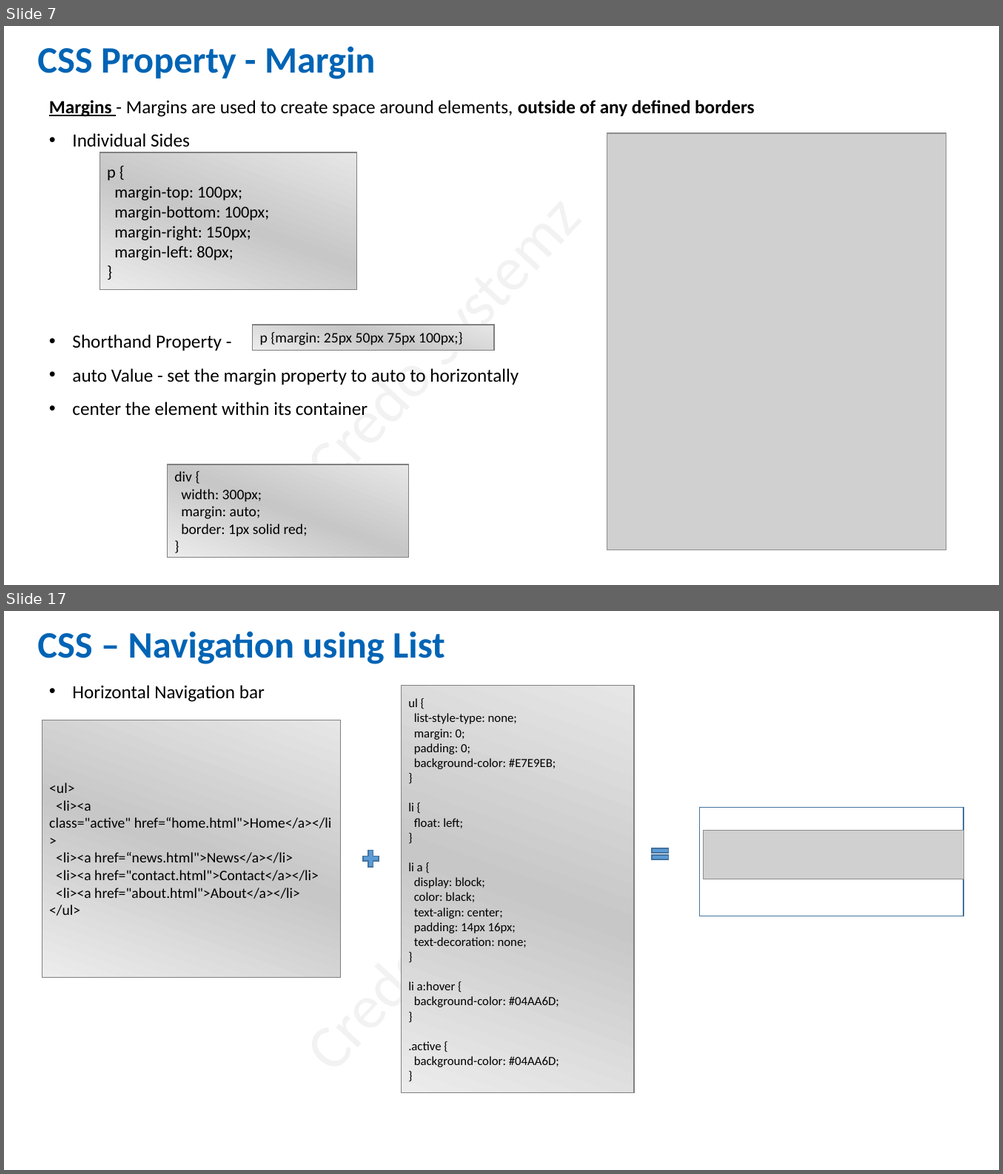
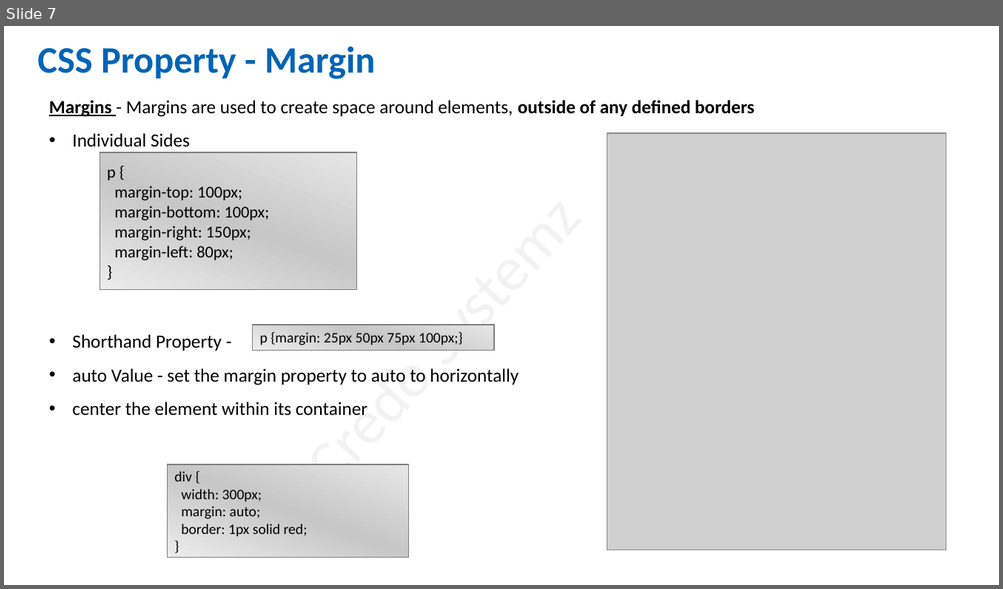
Before and after one commit to salman3009/newtownJuneBatch, a slide deck: June_Batch/2CSS/July-2022/04-07-22/CSS-BoxModal-Background-font-font-family-navigation-list.pptx. Shown one above the other, each under a label of ours: slides 7 and 17 before the commit, slide 7 after it; the slides between them are not shown. The pictures are 1003x1174 and 1003x589 pixels, drawn with LibreOffice and Linux fonts; fonts in the diff are those of the drawing; grey boxes stand for pictures. Boxes give left, top, right and bottom in pixels: in the first picture for what was removed or moved away, otherwise in the second. Text is boxed around its words. In the diff, an @@ line names an element or a change of style, - is before the commit and + after.

```diff
--- a/June_Batch/2CSS/July-2022/04-07-22/CSS-BoxModal-Background-font-font-family-navigation-list.pptx
+++ b/June_Batch/2CSS/July-2022/04-07-22/CSS-BoxModal-Background-font-font-family-navigation-list.pptx
@@ slide 17 removed at bbox=[4, 611, 999, 1170], background #FFFFFF; not listed: 1 template element that a slide beside it also shows @@
@@ text removed at bbox=[37, 631, 445, 664] @@
-CSS – Navigation using List
@@ text removed at bbox=[72, 685, 264, 702] @@
-• Horizontal Navigation bar
@@ rectangle removed at bbox=[401, 686, 634, 1093] @@
-ul {
-list-style-type: none;
-margin: 0;
-padding: 0;
-background-color: #E7E9EB;
-}
-li {
-float: left;
-}
-li a {
-display: block;
-color: black;
-text-align: center;
-padding: 14px 16px;
-text-decoration: none;
-}
-li a:hover {
-background-color: #04AA6D;
-}
-.active {
-background-color: #04AA6D;
-}
@@ rectangle removed at bbox=[42, 720, 341, 977] @@
-<ul>
-<li><a class="active" href=“home.html">Home</a></li>
-<li><a href=“news.html">News</a></li>
-<li><a href="contact.html">Contact</a></li>
-<li><a href="about.html">About</a></li>
-</ul>
@@ rectangle removed at bbox=[700, 807, 964, 916] @@
@@ picture removed at bbox=[703, 830, 964, 880] @@
@@ plus sign removed at bbox=[360, 848, 381, 870] @@
@@ math equal removed at bbox=[649, 845, 671, 863] @@
```
Also in this commit, not shown: 9 other slides removed, 25 other files.
